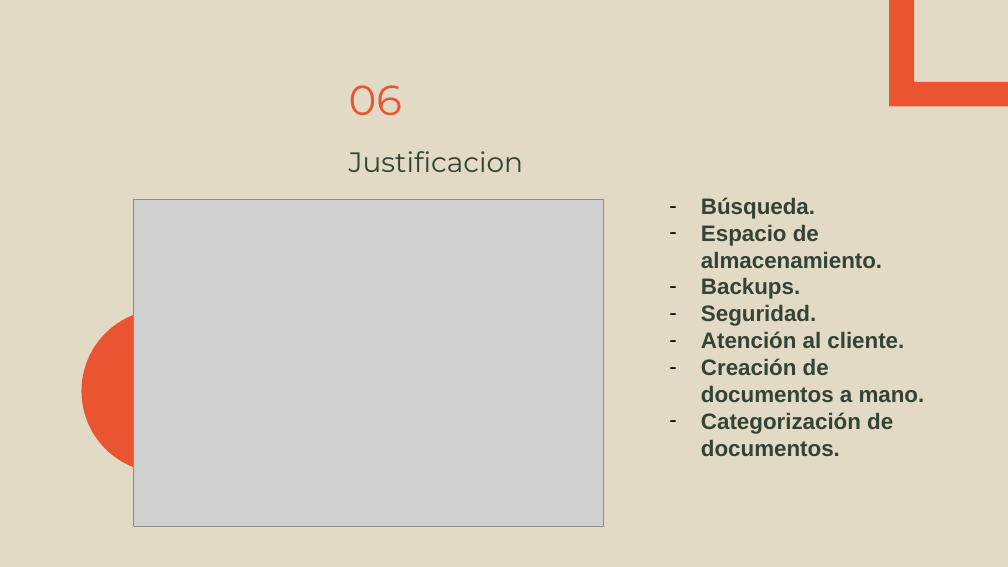
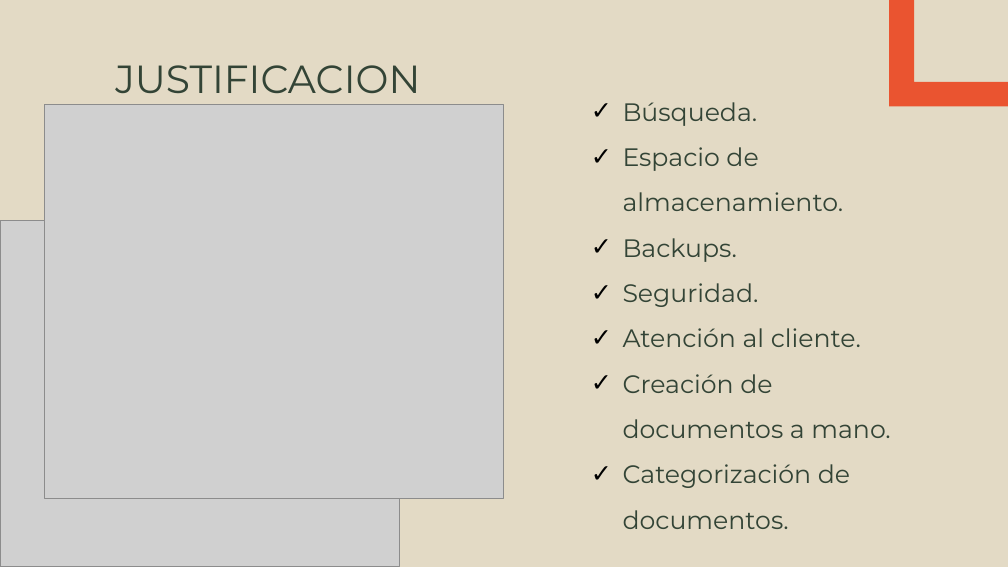
Before and after one commit to mo201801/trabajogrado, a slide deck: slide 14 of ocr-ppt.pptx. Drawn at 1008x567 pixels with LibreOffice and Linux fonts; fonts in the diff are those of the drawing; grey boxes stand for pictures; background and template pictures are left out. Boxes give left, top, right and bottom in pixels: in the first picture for what was removed or moved away, otherwise in the second. Text is boxed around its words. In the diff, an @@ line names an element or a change of style, - is before the commit and + after.

```diff
--- a/ocr-ppt.pptx
+++ b/ocr-ppt.pptx
@@ title at box(115, 65, 420, 93): text changed; size 20 to 28 pt @@
-Justificacion
+JUSTIFICACION
@@ title removed at box(349, 85, 402, 115) @@
-06
@@ picture added at box(44, 105, 504, 498) @@
@@ text "Búsqueda.": place and size @@
-text "Búsqueda." at box(701, 225, 925, 456)
+text "Búsqueda." at box(623, 102, 890, 529)
@@ text "Búsqueda." at box(623, 102, 890, 529): size 16 to 18 pt, font Arial to Montserrat, bold off; bullet - to ✓; line spacing 1 to 1.5 @@
@@ picture removed at box(134, 200, 604, 526) @@
@@ picture added at box(0, 220, 399, 566) @@
@@ ellipse removed at box(82, 309, 245, 473) @@
```
Also in this commit, not shown: 18 other slides changed, 10 slides added, 4 slides removed, 1 other file.
